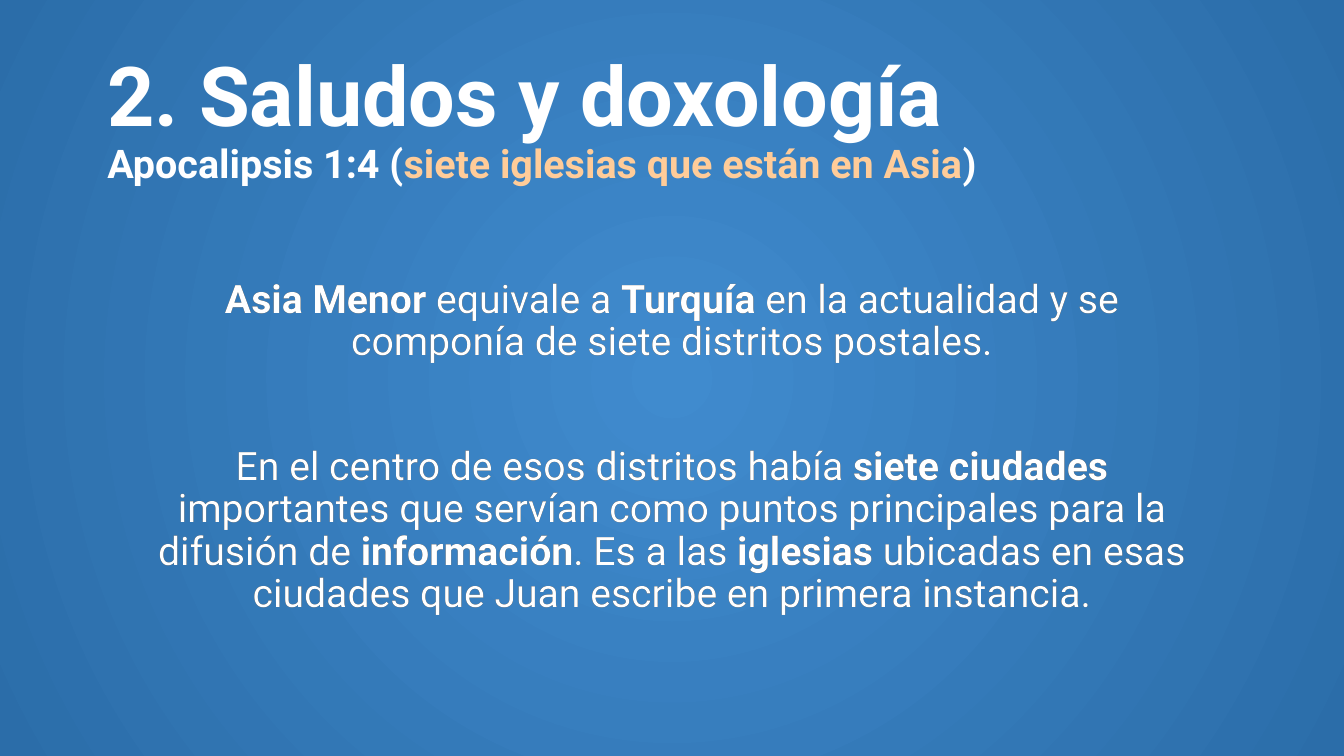
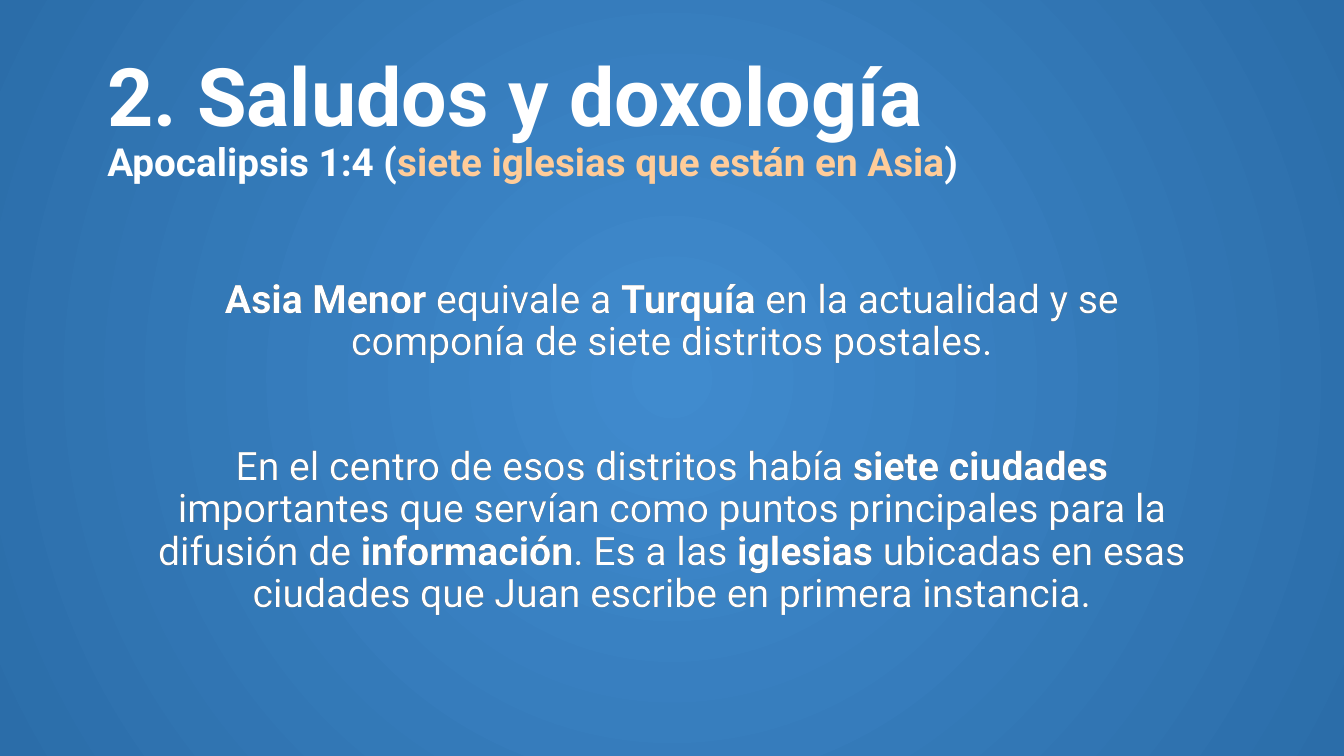
Before and after one commit to CreyTuning/documents, a slide deck: slide 15 of slideshow/Apocalipsis/2. Capitulo 1.pptm. Drawn at 1344x756 pixels with LibreOffice and Linux fonts; fonts in the diff are those of the drawing. Boxes give left, top, right and bottom in pixels: in the first picture for what was removed or moved away, otherwise in the second. Text is boxed around its words. In the diff, an @@ line names an element or a change of style, - is before the commit and + after.

Commit message:
apocalipsis capitulo 1 V2

```diff
--- a/slideshow/Apocalipsis/2. Capitulo 1.pptm
+++ b/slideshow/Apocalipsis/2. Capitulo 1.pptm
@@ title "2. Saludos y doxología Apocalipsis ..." at (107,65,958,185): size 59 to 57.6 pt in "2. Saludos y doxología"; size 28.2 to 27.6 pt in "Apocalipsis 1:4 (siete iglesias que están en ..." @@
```
Also in this commit, not shown: 17 other slides changed, 10 slides added.
